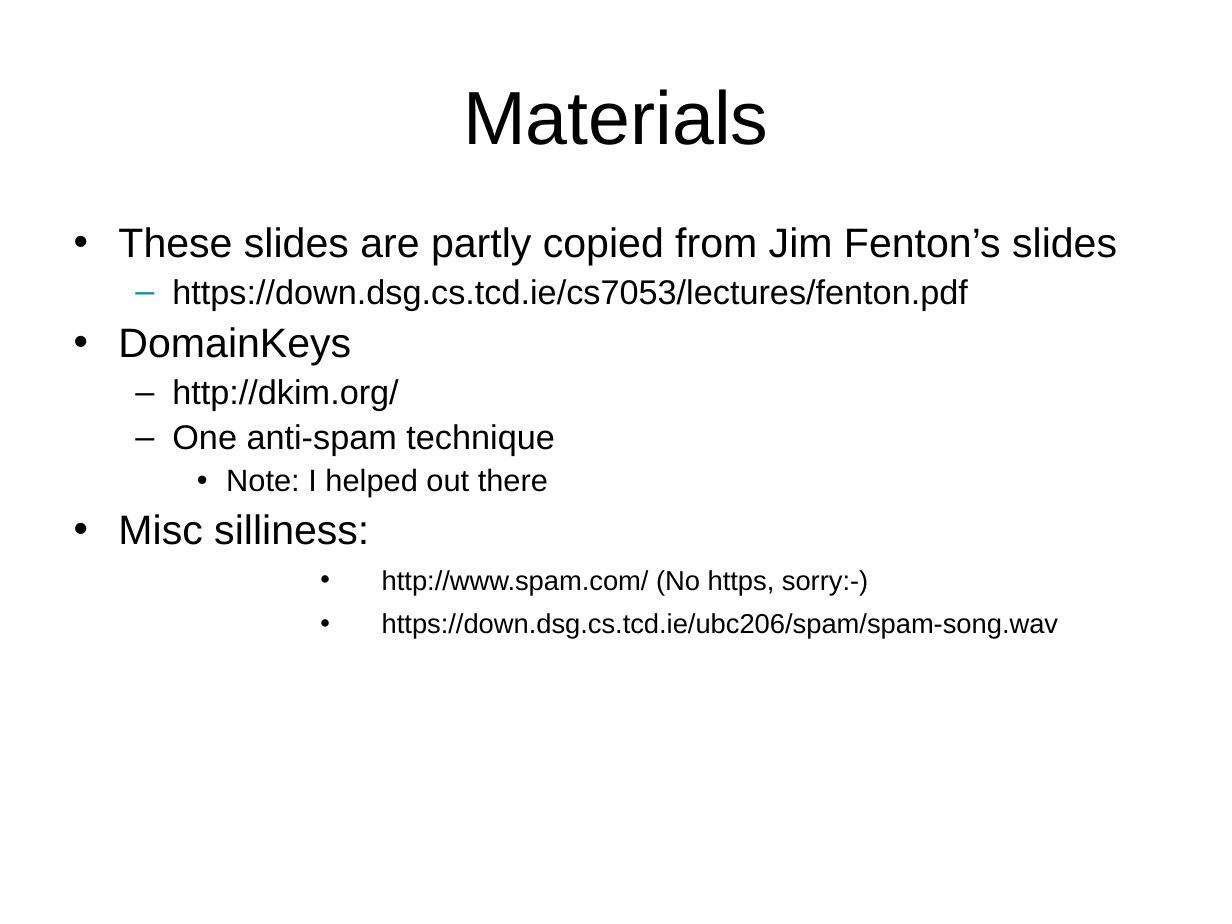
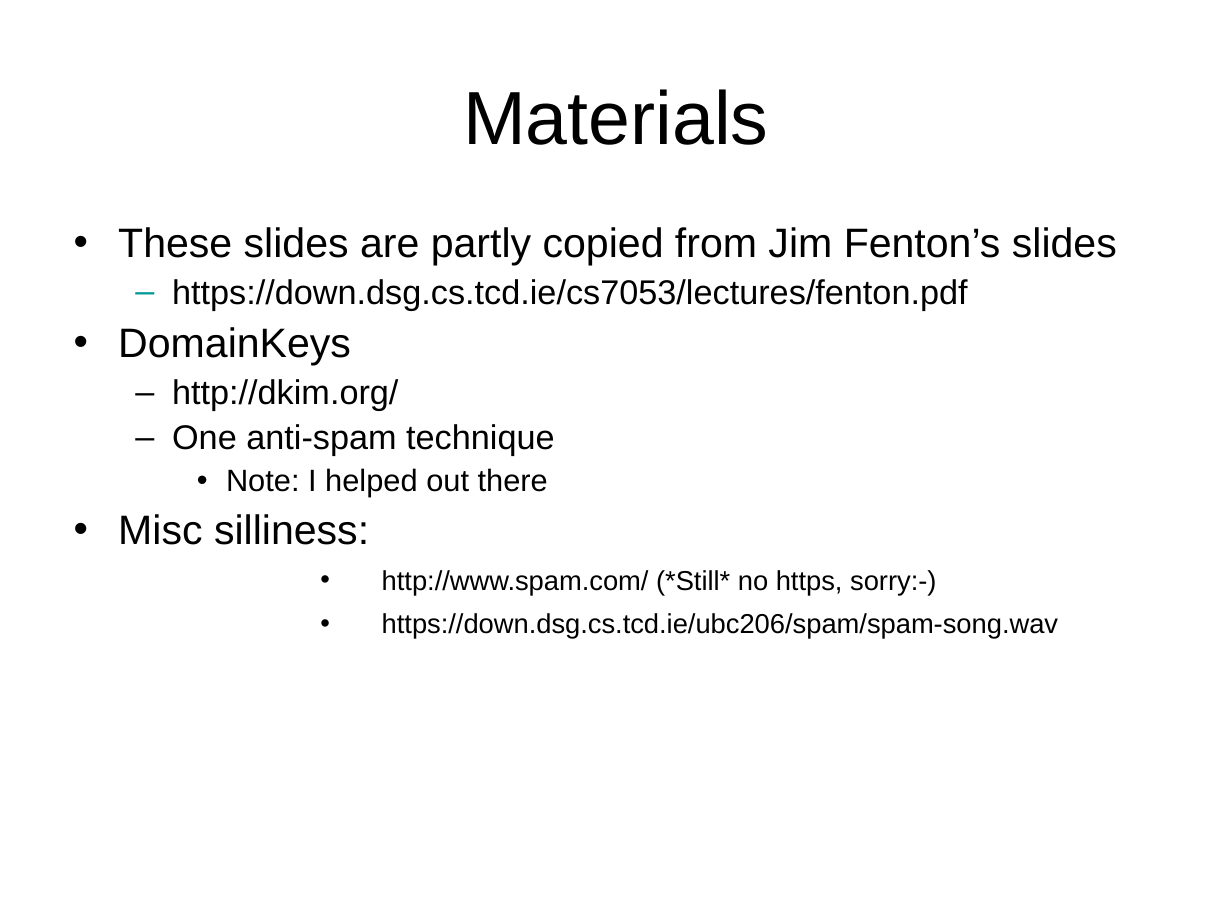
Before and after one commit to sftcd/cs7053, a slide deck: slide 3 of 2016lectures/04-spam.ppt. Drawn at 1232x924 pixels with LibreOffice and Linux fonts; fonts in the diff are those of the drawing. Boxes give left, top, right and bottom in pixels: in the first picture for what was removed or moved away, otherwise in the second. Text is boxed around its words. In the diff, an @@ line names an element or a change of style, - is before the commit and + after.

```diff
--- a/2016lectures/04-spam.ppt
+++ b/2016lectures/04-spam.ppt
@@ text at box(382, 570, 936, 596): text changed @@
-    • http://www.spam.com/ (No https, sorry:-)
+    • http://www.spam.com/ (*Still* no https, sorry:-)
```
Also in this commit, not shown: 4 other files.
